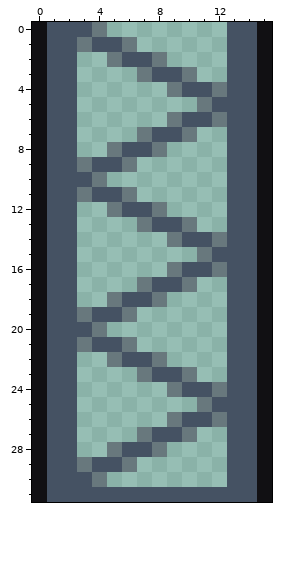
Edited in one commit: pixel-art file (launch-tower/launch-tower beam.aseprite). The picture above is the old version.
16x32 pixels, 1 frame.
After:
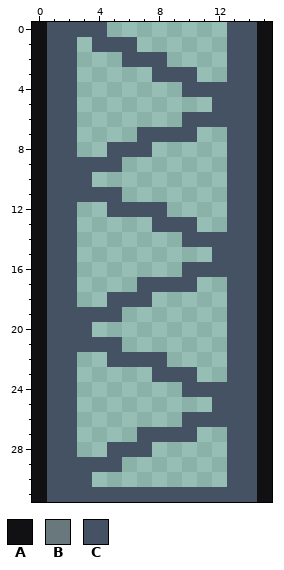
Palette (. is transparent): A #111013  B #68787d  C #455263
Message: Infinitely scalable launch tower graphic
The edit:
@@ x 0..15 @@
- 0 ACCCB........CCA
- 1 ACCBCCB......CCA
- 2 ACC..BCCB....CCA
- 3 ACC....BCCB..CCA
- 4 ACC......BCCBCCA
- 5 ACC........BCCCA
- 6 ACC......BCCBCCA
- 7 ACC....BCCB..CCA
- 8 ACC..BCCB....CCA
- 9 ACCBCCB......CCA
-10 ACCCB........CCA
-11 ACCBCCB......CCA
-12 ACC..BCCB....CCA
-13 ACC....BCCB..CCA
-14 ACC......BCCBCCA
-15 ACC........BCCCA
-16 ACC......BCCBCCA
-17 ACC....BCCB..CCA
-18 ACC..BCCB....CCA
-19 ACCBCCB......CCA
-20 ACCCB........CCA
-21 ACCBCCB......CCA
-22 ACC..BCCB....CCA
-23 ACC....BCCB..CCA
-24 ACC......BCCBCCA
-25 ACC........BCCCA
-26 ACC......BCCBCCA
-27 ACC....BCCB..CCA
-28 ACC..BCCB....CCA
-29 ACCBCCB......CCA
-30 ACCCB........CCA
+ 0 ACCCC........CCA
+ 1 ACC.CCC......CCA
+ 2 ACC...CCC....CCA
+ 3 ACC.....CCC..CCA
+ 4 ACC.......CCCCCA
+ 5 ACC.........CCCA
+ 6 ACC.......CCCCCA
+ 7 ACC....CCCC..CCA
+ 8 ACC..CCC.....CCA
+ 9 ACCCCC.......CCA
+10 ACCC.........CCA
+11 ACCCCC.......CCA
+12 ACC..CCCC....CCA
+13 ACC.....CCC..CCA
+14 ACC.......CCCCCA
+15 ACC.........CCCA
+16 ACC.......CCCCCA
+17 ACC....CCCC..CCA
+18 ACC..CCC.....CCA
+19 ACCCCC.......CCA
+20 ACCC.........CCA
+21 ACCCCC.......CCA
+22 ACC..CCCC....CCA
+23 ACC.....CCC..CCA
+24 ACC.......CCCCCA
+25 ACC.........CCCA
+26 ACC.......CCCCCA
+27 ACC....CCCC..CCA
+28 ACC..CCC.....CCA
+29 ACCCCC.......CCA
+30 ACCC.........CCA
 31 ACCCCCCCCCCCCCCA
